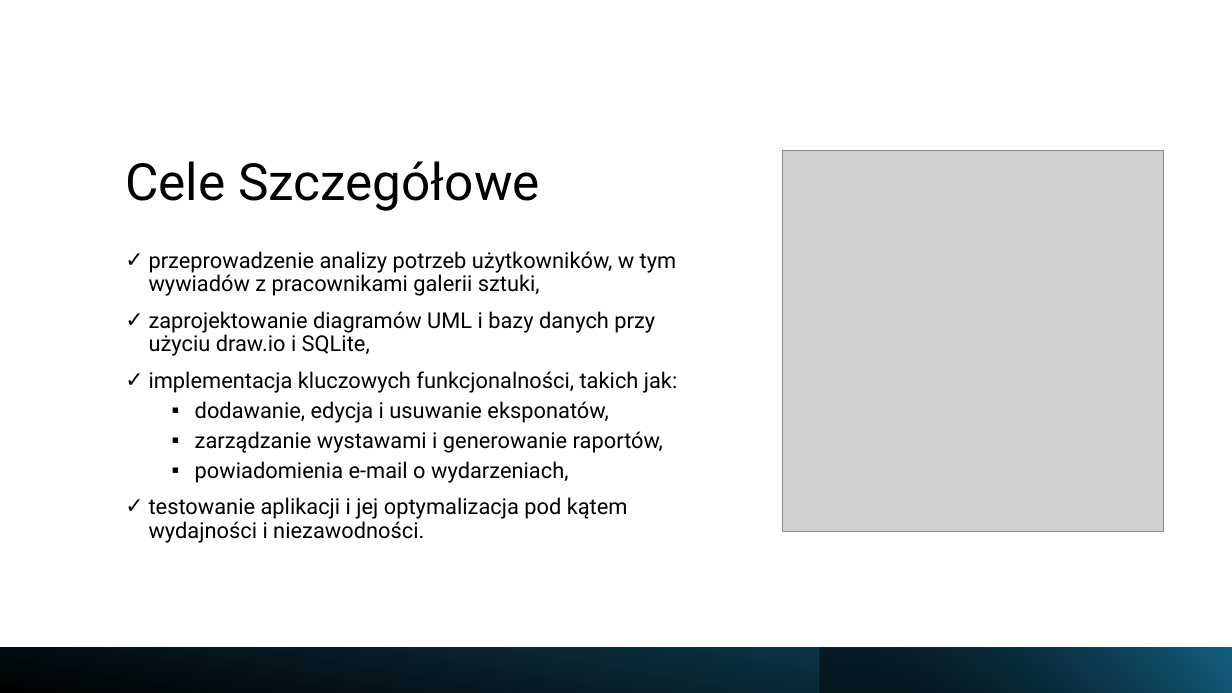
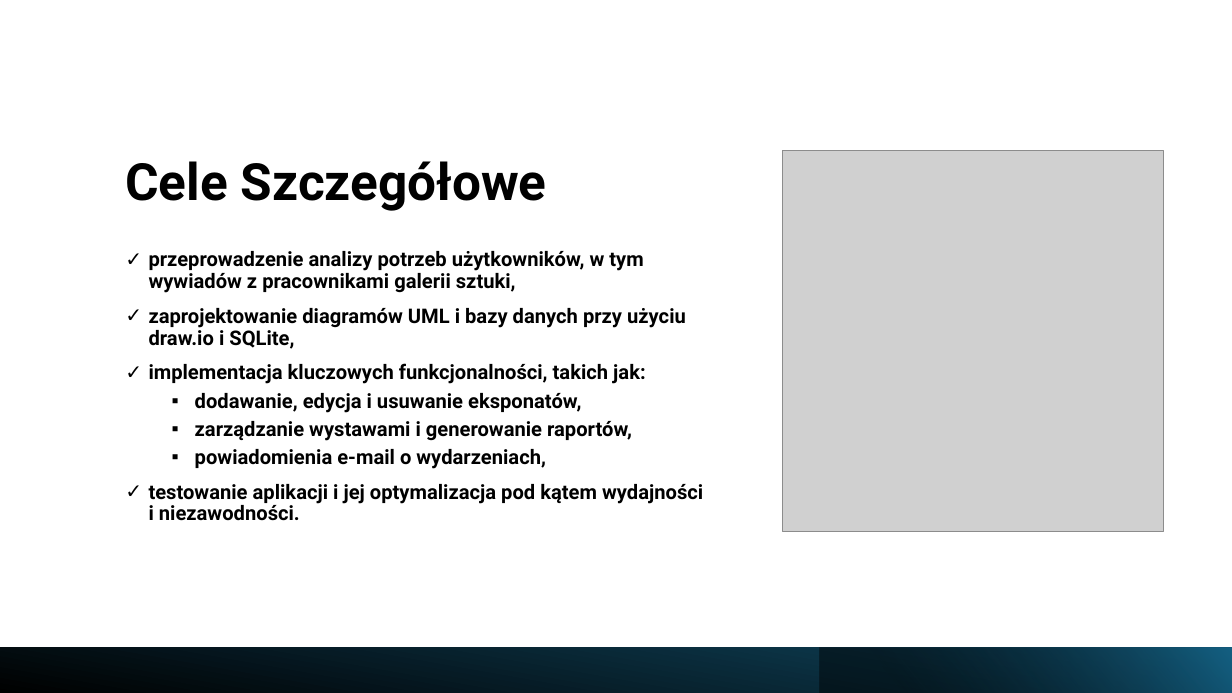
Before and after one commit to oliwiaglodek/MuzeumWPF, a slide deck: slide 5 of Prezentacja na obronę.pptx. Drawn at 1232x693 pixels with LibreOffice and Linux fonts; fonts in the diff are those of the drawing; grey boxes stand for pictures. Boxes give left, top, right and bottom in pixels: in the first picture for what was removed or moved away, otherwise in the second. Text is boxed around its words. In the diff, an @@ line names an element or a change of style, - is before the commit and + after.

```diff
--- a/Prezentacja na obronę.pptx
+++ b/Prezentacja na obronę.pptx
@@ title "Cele Szczegółowe" at (125,161,547,211): bold on @@
@@ text "przeprowadzenie analizy potrzeb użytkowników, w ..." at (149,251,703,521): size 17 to 15.7 pt, bold on @@
```
Also in this commit, not shown: 20 other slides changed, 1 other file.
